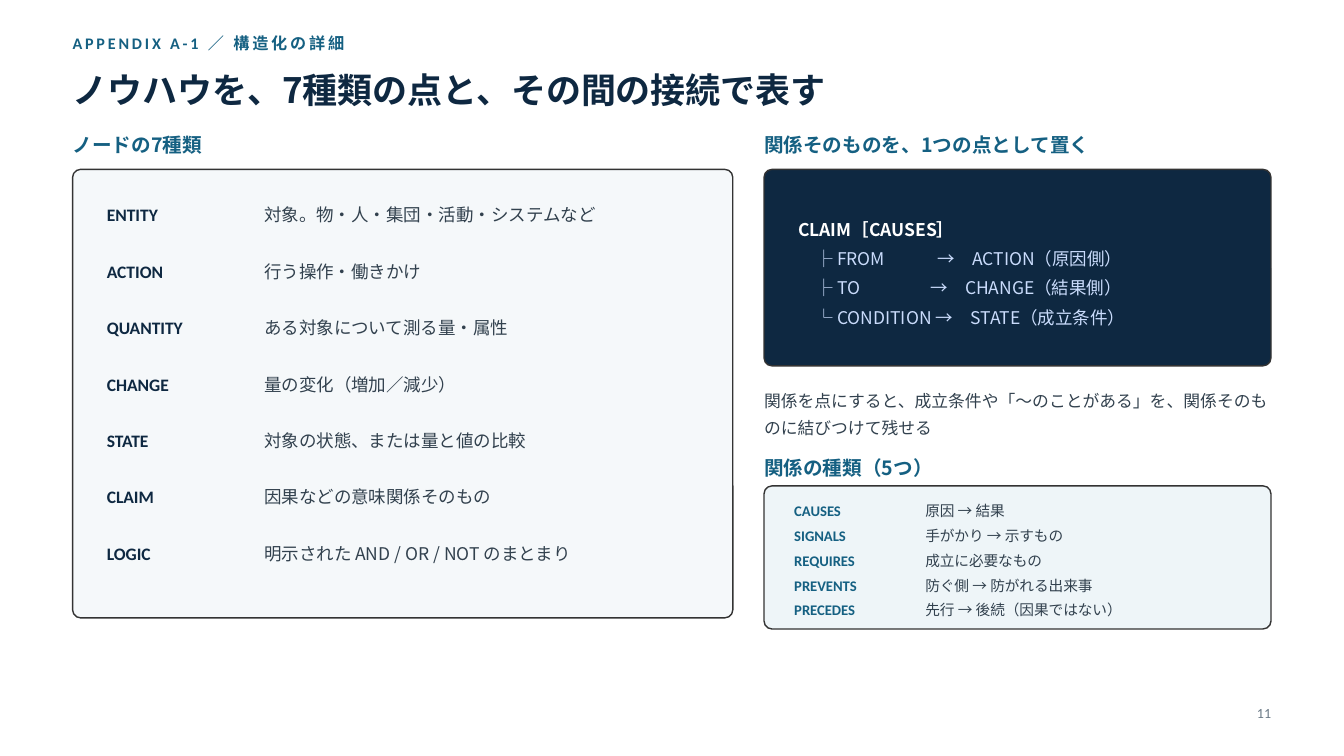
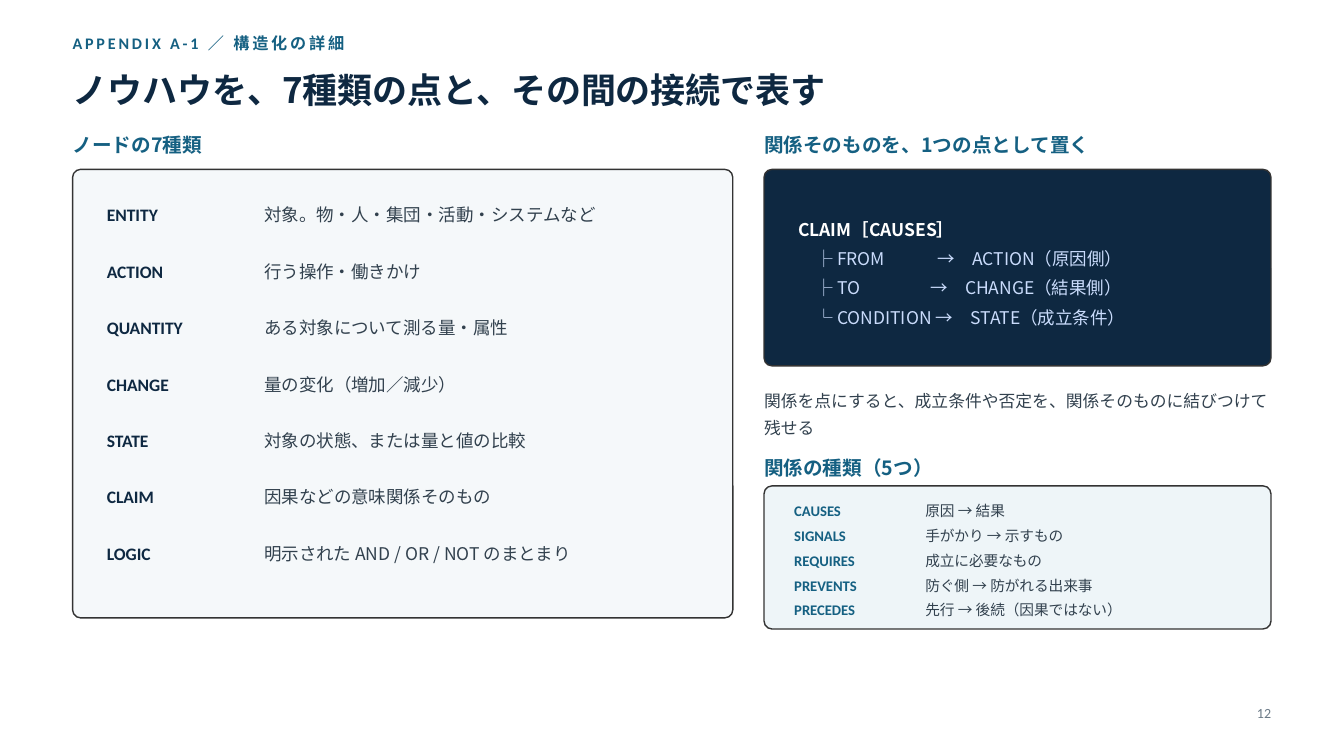
Before and after one commit to fumin0ri/structuring, a slide deck: slide 12 of インターン成果報告.pptx (slide 11 before the commit). Drawn at 1344x756 pixels with LibreOffice and Linux fonts; fonts in the diff are those of the drawing. Boxes give left, top, right and bottom in pixels: in the first picture for what was removed or moved away, otherwise in the second. Text is boxed around its words. In the diff, an @@ line names an element or a change of style, - is before the commit and + after.

```diff
--- a/インターン成果報告.pptx
+++ b/インターン成果報告.pptx
@@ text at [764,393,1267,436]: text changed @@
-関係を点にすると、成立条件や「〜のことがある」を、関係そのものに結びつけて残せる
+関係を点にすると、成立条件や否定を、関係そのものに結びつけて残せる
@@ text at [1257,709,1271,718]: text changed @@
-11
+12
```
Also in this commit, not shown: 11 other slides changed, 3 slides added, 3 slides removed.
